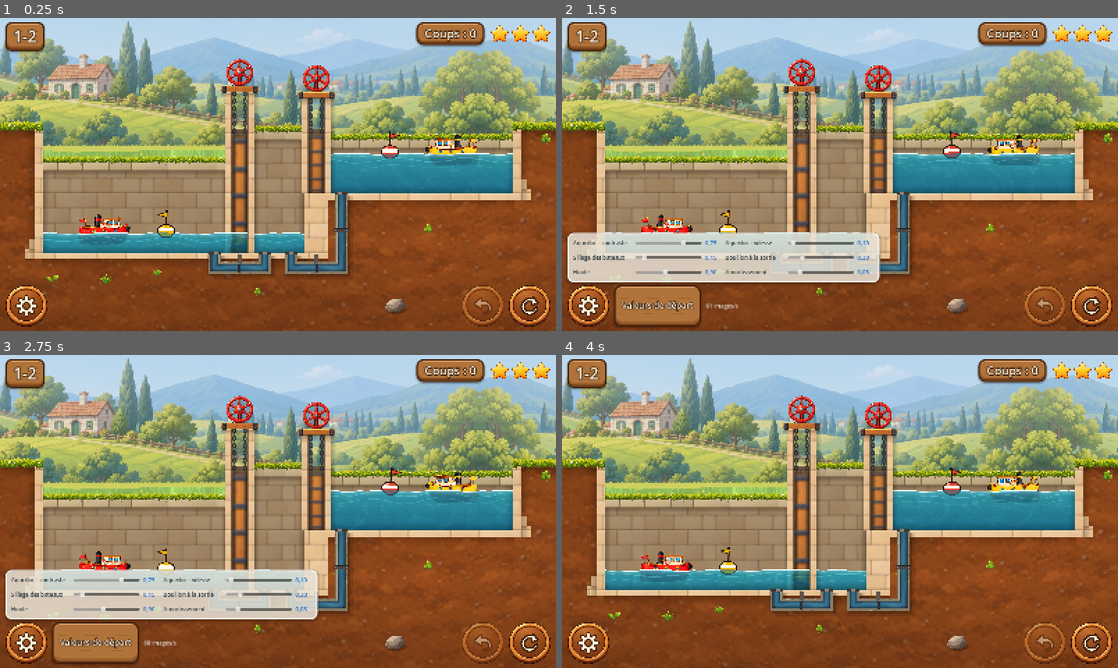
Above: before the commit, frames 1-4 (two rows, left to right).
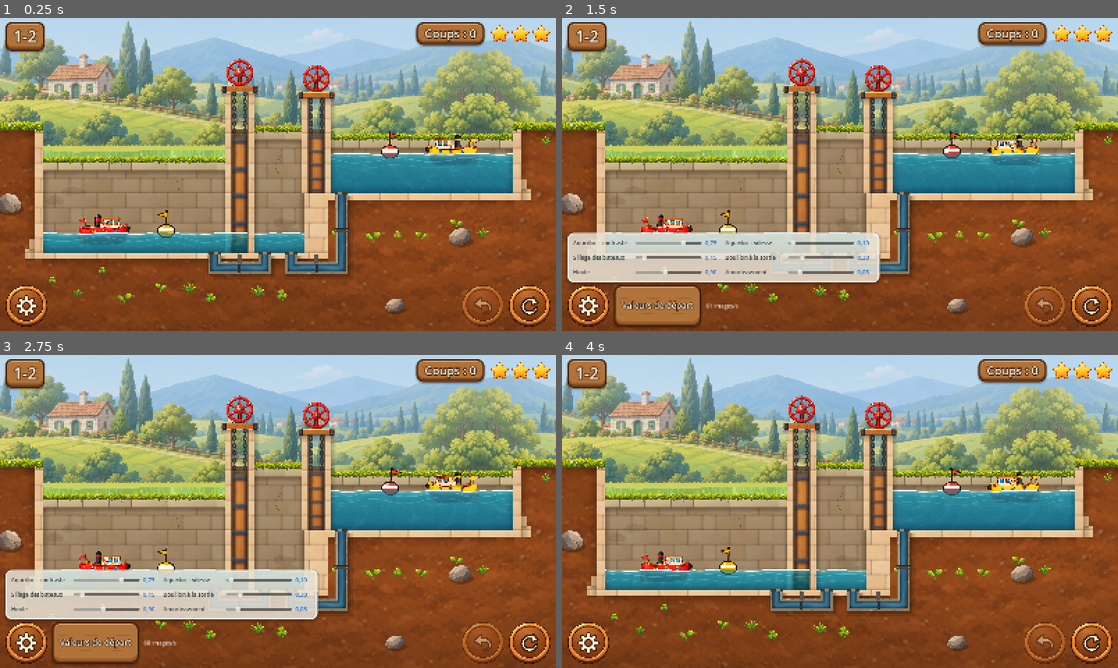
Above: after the commit, the same moments.

Repository: VincentDebaty/station
Game: Godot game, scene res://principal.tscn
The game is run twice, just before and just after one commit, with the same random seed, the same clock (stepped at 60 frames per second) and the same inputs.
Inputs (mouse positions are in pixels of both pictures, inside the frame that each line leads up to):
- Up to frame 1 (0.25 s): no input
- Up to frame 2 (1.5 s): click (1090, 305) at 0.5 s; click (589, 305) at 1.25 s
- Up to frame 3 (2.75 s): click "Valeurs de départ" at 2 s
- Up to frame 4 (4 s): click (1090, 642) at 2.75 s; click (589, 642) at 3.52 s

The runs differ from the first frame. In frame 1, 1.0% of the frame differs, in the area x 0-99%, y 36-92%; in frame 2, 0.9%; in frame 3, 0.9%; in frame 4, 1.0%.

Commit message:
Lot 10 : la vie se concentre près de la maçonnerie, et les murs portent humidité, taches et fissures
Dernier lot du plan de mise en scène :
- Pousses et rochers : nombreux contre la maçonnerie, de plus en plus rares
  en s'éloignant (exp(-d/320), d la distance au bord extérieur). Avant, ils
  étaient semés uniformément.
- Murs du fond : la pierre est un peu plus sombre du fond jusqu'au niveau de
  DÉPART de l'eau, avec un fin dépôt clair à cette hauteur. Le niveau de
  départ et pas le plus haut possible : une marque plus haute suggérerait au
  joueur un niveau atteignable.
- Deux ou trois taches de pierre plus foncée et une fissure par mur, très
  discrètes, même hasard à chaque partie.

Oracle : 130 parties, 1 066 coups, 725 verdicts identiques. Banc vert. Les dix
lots de PLAN-RENDU.md sont faits. Reste à les juger sur l'iPhone, déploiement
prévu le 7 octobre (liste des points à regarder au plan).

Co-Authored-By: Claude Opus 5.5 <noreply@anthropic.com>

Diff:
--- a/prototypes/ecluses-godot/canal.gd
+++ b/prototypes/ecluses-godot/canal.gd
@@ -331,6 +331,7 @@
 		# l'ombre que le couronnement jette sur le haut du mur
 		_poly(_quad(X(gb[i][0]) - 8, Y(sommet), X(gb[i][1]) + 8, Y(sommet) + 16), null,
 			PackedColorArray([Color(0, 0, 0, 0.22), Color(0, 0, 0, 0.22), Color(0, 0, 0, 0), Color(0, 0, 0, 0)]))
+		_vie_du_mur(i, X(gb[i][0]), X(gb[i][1]), Y(sommet), Y(f), float(b.get("niveau", f)))
 		_couronnement(X(gb[i][0]) - 8, X(gb[i][1]) + 8, Y(sommet), i)
 		# le couronnement herbu du mur
 		if not _bande_herbe(X(gb[i][0]) - 10, X(gb[i][1]) + 10, Y(sommet) + 2, 24.0):
@@ -444,7 +445,7 @@
 		var w := rng.randf_range(36.0, 74.0)
 		var h := w * t.get_height() / t.get_width()
 		var c := Vector2(x, y + rng.randf_range(70.0, 300.0))
-		var libre := true
+		var libre := rng.randf() < 0.2 + 0.8 * _pres(x)
 		for tr in traces:
 			for j in tr.size() - 1:
 				if Geometry2D.get_closest_point_to_segment(c, tr[j], tr[j + 1]).distance_to(c) < w * 0.6 + 16.0:
@@ -463,7 +464,7 @@
 			sp.flip_h = rng.randf() < 0.5
 			sp.position = c
 			add_child(sp)
-		x += rng.randf_range(180.0, 380.0)
+		x += lerpf(380.0, 160.0, _pres(x)) * rng.randf_range(0.7, 1.3)
 
 # L'ombre que fait un parement de pierre sur la terre à côté de lui (sens : -1,
 # la terre est à gauche).
@@ -479,6 +480,14 @@
 # Des pousses dans la terre, sous un bord : de petites touffes de feuilles
 # pointues, vert sombre au pied et clair au bout, semées au hasard — mais
 # toujours le même hasard pour un même niveau.
+# 1 contre la maçonnerie, puis de moins en moins en s'éloignant (lot 10 :
+# « un peu plus près des constructions, pas uniformément »).
+func _pres(x: float) -> float:
+	var a := X(gb[0][0]) - 0.3 * U
+	var b := X(gb[gb.size() - 1][1]) + 0.3 * U
+	var d := maxf(maxf(a - x, x - b), 0.0)
+	return exp(-d / 320.0)
+
 func _pousses(x0: float, x1: float, y: float) -> void:
 	var rng := RandomNumberGenerator.new()
 	rng.seed = int(absf(x0) * 7.0 + y * 13.0) + 1
@@ -486,6 +495,9 @@
 	var x := x0 + rng.randf_range(10.0, 60.0)
 	while x < x1 - 10.0:
 		var py := y + rng.randf_range(30.0, 110.0)
+		if rng.randf() > 0.15 + 0.85 * _pres(x):
+			x += rng.randf_range(60.0, 140.0)
+			continue
 		if not images.is_empty():
 			# une pousse peinte, posée sur son pied
 			var t: Texture2D = images[rng.randi() % images.size()]
@@ -498,7 +510,7 @@
 			sp.flip_h = rng.randf() < 0.5
 			sp.position = Vector2(x - w * 0.5, py - h)
 			add_child(sp)
-			x += rng.randf_range(90.0, 230.0)
+			x += lerpf(240.0, 70.0, _pres(x)) * rng.randf_range(0.6, 1.4)
 			continue
 		var n := rng.randi_range(3, 5)
 		var taille := rng.randf_range(1.3, 2.0)
@@ -529,6 +541,48 @@
 		# l'ombre sur la terre, côté opposé à la lumière, et l'arête du dessus
 		_poly(_quad(xa, y1, xb, y1 + 6.0), null, PackedColorArray([fonce, fonce, nul, nul]))
 		_poly(_quad(xa, y0, xb, y0 + 2.0), null, PackedColorArray([Color(1, 0.96, 0.85, 0.22)]))
+
+# La vie d'un mur du fond (lot 10 de PLAN-RENDU.md), très discrète :
+#   la trace d'humidité : la pierre un peu plus sombre du fond jusqu'au niveau
+#     de DÉPART de l'eau, et un fin dépôt clair à cette hauteur. Le niveau de
+#     départ et pas le plus haut possible : une marque plus haute suggérerait
+#     au joueur un niveau atteignable, et pourrait le tromper ;
+#   deux ou trois taches de pierre plus foncée et une fissure, au hasard (le
+#     même d'une partie à l'autre).
+# On les voit à travers l'eau, comme le reste du mur.
+func _vie_du_mur(i: int, x0: float, x1: float, y_haut: float, y_fond: float, niveau: float) -> void:
+	var y_eau := Y(niveau)
+	if y_eau < y_fond - 4.0:
+		var humide := Color(0.16, 0.12, 0.06, 0.16)
+		var sec := Color(0.16, 0.12, 0.06, 0.0)
+		_poly(_quad(x0, y_eau - 10.0, x1, y_eau + 6.0), null, PackedColorArray([sec, sec, humide, humide]))
+		_poly(_quad(x0, y_eau + 6.0, x1, y_fond), null, PackedColorArray([humide]))
+		_poly(_quad(x0, y_eau - 1.5, x1, y_eau + 1.0), null, PackedColorArray([Color(0.95, 0.92, 0.8, 0.22)]))
+	var rng := RandomNumberGenerator.new()
+	rng.seed = 104729 * (i + 1) + int(x0)
+	var h := y_fond - y_haut
+	if h < 40.0: return
+	for _k in rng.randi_range(2, 3):
+		var c := Vector2(rng.randf_range(x0 + 20.0, x1 - 20.0), rng.randf_range(y_haut + 30.0, y_fond - 10.0))
+		var r := Vector2(rng.randf_range(18.0, 34.0), rng.randf_range(10.0, 18.0))
+		var tache := PackedVector2Array()
+		for j in 18:
+			var a := TAU * j / 18.0
+			tache.append(c + Vector2(cos(a) * r.x, sin(a) * r.y) * (1.0 + 0.12 * sin(a * 3.0 + c.x)))
+		var po := _poly(tache)
+		po.color = Color(0.2, 0.15, 0.08, 0.12)
+	# la fissure : une ligne brisée qui descend en zigzag
+	var p := Vector2(rng.randf_range(x0 + 30.0, x1 - 30.0), rng.randf_range(y_haut + 30.0, y_haut + h * 0.4))
+	var fissure := PackedVector2Array([p])
+	for _j in rng.randi_range(4, 6):
+		p += Vector2(rng.randf_range(-7.0, 7.0), rng.randf_range(6.0, 12.0))
+		fissure.append(p)
+	var ligne := Line2D.new()
+	ligne.points = fissure
+	ligne.width = 1.6
+	ligne.default_color = Color(0.22, 0.16, 0.1, 0.45)
+	ligne.antialiased = true
+	add_child(ligne)
 
 # Les pierres de couronnement en haut d'un mur (lot 4 de PLAN-RENDU.md : la
 # grande maçonnerie formait « un énorme rectangle ») : une rangée de pierres
Not shown, changed: prototypes/ecluses-godot/PLAN-RENDU.md
